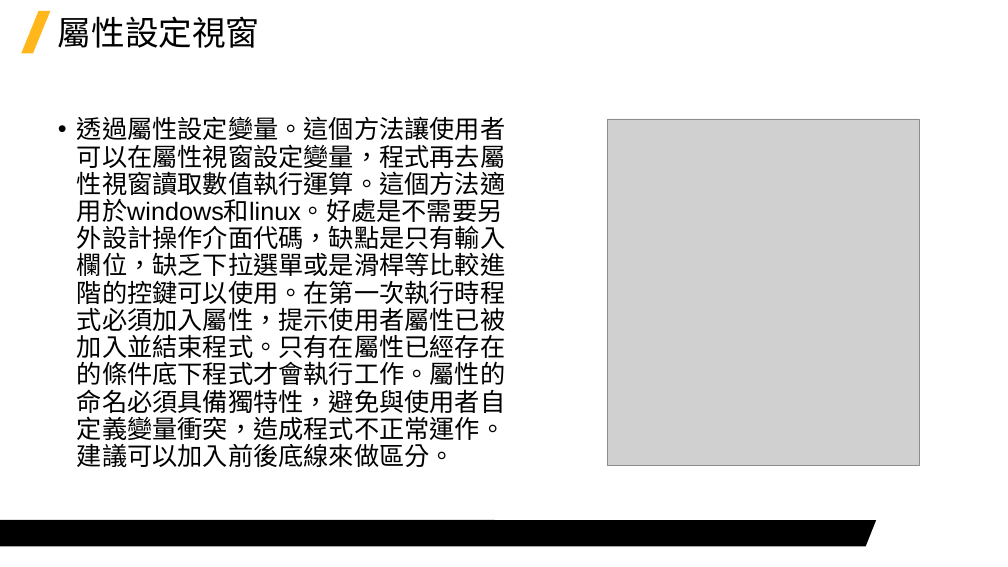
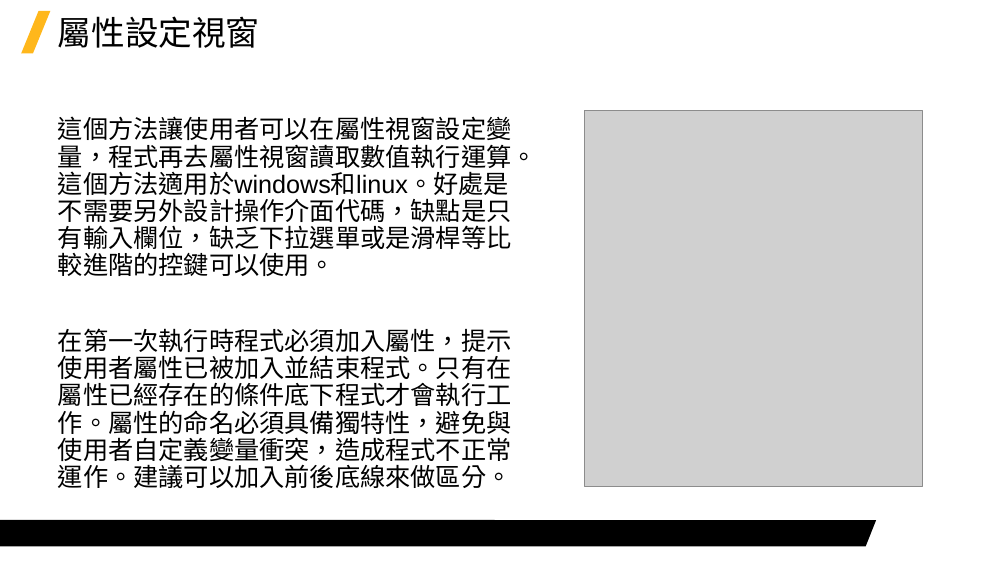
Before and after one commit to Jerrick-cheng/AEDT-Automation-Camp, a slide deck: slide 5 of 上課教材/Week5.pptx. Drawn at 1008x567 pixels with LibreOffice and Linux fonts; fonts in the diff are those of the drawing; grey boxes stand for pictures; background and template pictures are left out. Boxes give left, top, right and bottom in pixels: in the first picture for what was removed or moved away, otherwise in the second. Text is boxed around its words. In the diff, an @@ line names an element or a change of style, - is before the commit and + after.

```diff
--- a/上課教材/Week5.pptx
+++ b/上課教材/Week5.pptx
@@ text at [58, 116, 537, 488]: text changed @@
-• 透過屬性設定變量。這個方法讓使用者可以在屬性視窗設定變量，程式再去屬性視窗讀取數值執行運算。這個方法適用於windows和linux。好處是不需要另外設計操作介面代碼，缺點是只有輸入欄位，缺乏下拉選單或是滑桿等比較進階的控鍵可以使用。在第一次執行時程式必須加入屬性，提示使用者屬性已被加入並結束程式。只有在屬性已經存在的條件底下程式才會執行工作。屬性的命名必須具備獨特性，避免與使用者自定義變量衝突，造成程式不正常運作。建議可以加入前後底線來做區分。
+這個方法讓使用者可以在屬性視窗設定變量，程式再去屬性視窗讀取數值執行運算。這個方法適用於windows和linux。好處是不需要另外設計操作介面代碼，缺點是只有輸入欄位，缺乏下拉選單或是滑桿等比較進階的控鍵可以使用。
+在第一次執行時程式必須加入屬性，提示使用者屬性已被加入並結束程式。只有在屬性已經存在的條件底下程式才會執行工作。屬性的命名必須具備獨特性，避免與使用者自定義變量衝突，造成程式不正常運作。建議可以加入前後底線來做區分。
@@ picture: place and size @@
-picture at [608, 119, 920, 465]
+picture at [585, 110, 923, 486]
```
Also in this commit, not shown: 5 other slides changed, 5 slides added, 1 slide removed, 2 other files.
